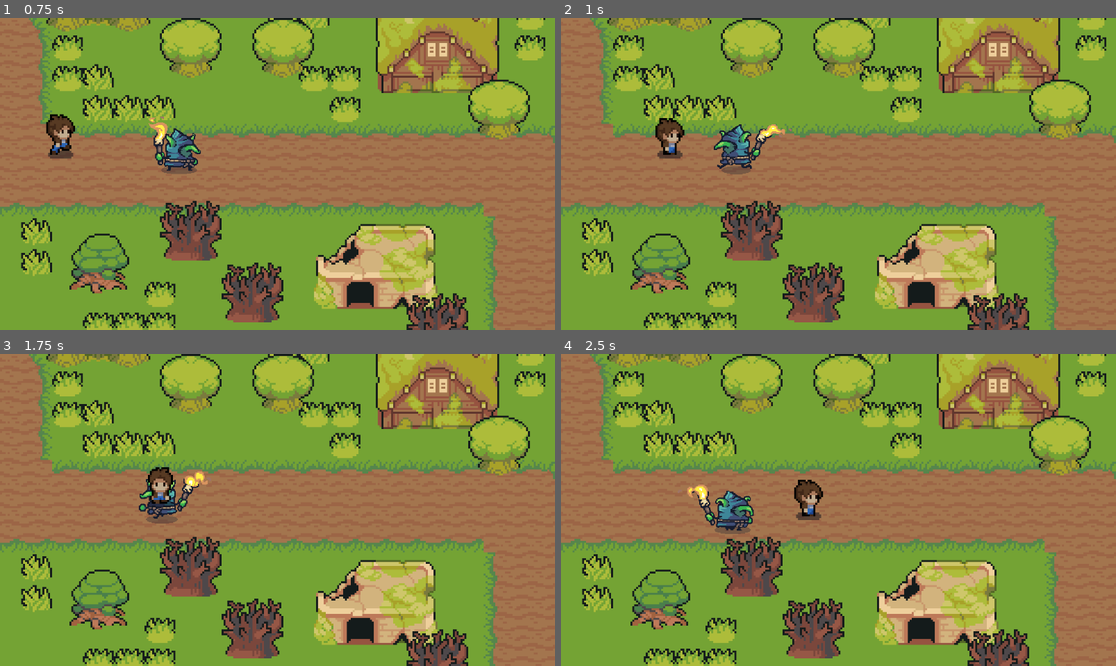
Above: before the commit, frames 1-4 (two rows, left to right).
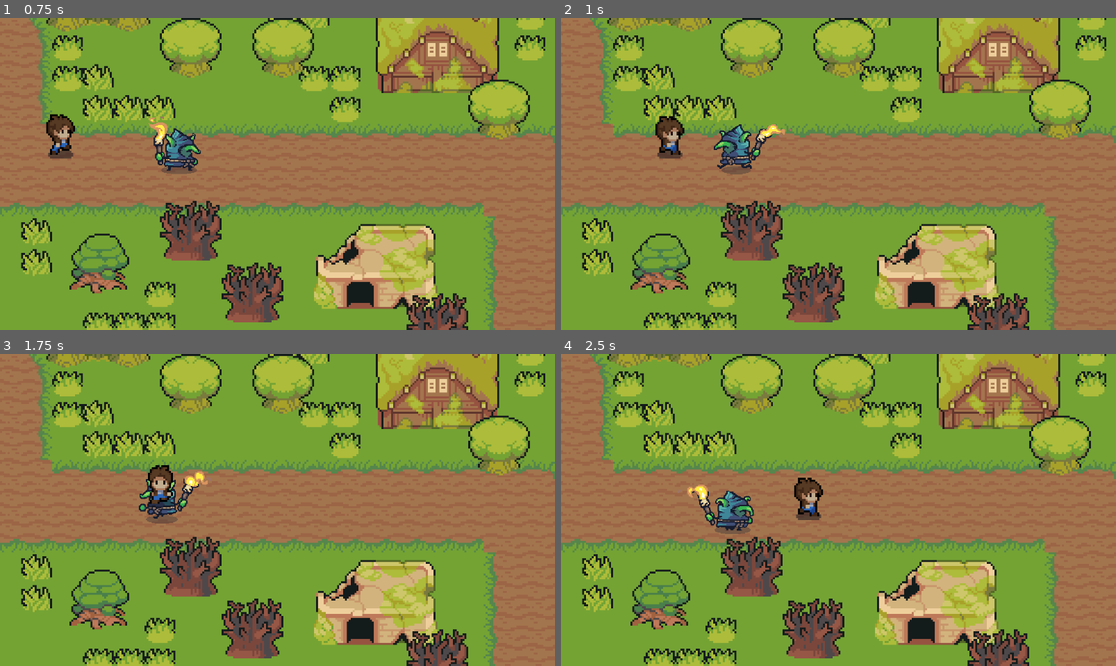
Above: after the commit, the same moments.

Repository: mtzamanpk/MysticRealms
Game: Godot game, scene res://scenes/world.tscn
Same seed, same stepped clock (60 frames per second), same inputs: the game is played once before the commit and once after it.
Inputs (mouse positions are in pixels of both pictures, inside the frame that each line leads up to):
- Up to frame 1 (0.75 s): move the mouse to (399, 158) at 0.52 s; hold Right (ui_right) from 0.53 s (still down); click (399, 158) at 0.6 s
- Up to frame 2 (1 s): keep holding Right (ui_right)
- Up to frame 3 (1.75 s): move the mouse to (166, 525) at 1.27 s; release Right (ui_right) at 1.28 s; hold Down (ui_down) from 1.28 s (still down); click (166, 525) at 1.35 s
- Up to frame 4 (2.5 s): move the mouse to (894, 441) at 2.02 s; release Down (ui_down) at 2.03 s; hold Right (ui_right) from 2.03 s (still down); click (894, 441) at 2.1 s

Frame 1 is identical in both runs. In frame 2, 0.3% of the frame differs, in the area x 17-23%, y 31-44%; in frame 3, 0.3%; in frame 4, 0.3%, in the area x 41-48%, y 39-53%.

Commit message:
added combat system

Diff:
--- a/Game/project.godot
+++ b/Game/project.godot
@@ -15,10 +15,22 @@
 config/features=PackedStringArray("4.1", "Forward Plus")
 config/icon="res://art/icon.svg"
 
+[autoload]
+
+global="*res://scripts/global.gd"
+
 [display]
 
 window/stretch/scale=4.0
 
+[input]
+
+attack={
+"deadzone": 0.5,
+"events": [Object(InputEventMouseButton,"resource_local_to_scene":false,"resource_name":"","device":-1,"window_id":0,"alt_pressed":false,"shift_pressed":false,"ctrl_pressed":false,"meta_pressed":false,"button_mask":1,"position":Vector2(304, 16),"global_position":Vector2(308, 59),"factor":1.0,"button_index":1,"canceled":false,"pressed":true,"double_click":false,"script":null)
+]
+}
+
 [rendering]
 
 textures/canvas_textures/default_texture_filter=0
--- a/Game/scenes/enemy.tscn
+++ b/Game/scenes/enemy.tscn
@@ -253,6 +253,9 @@
 
 [sub_resource type="CircleShape2D" id="CircleShape2D_0ap4l"]
 radius = 5.0
+
+[sub_resource type="CircleShape2D" id="CircleShape2D_d3r8y"]
+radius = 16.0
 
 [node name="enemy" type="CharacterBody2D"]
 y_sort_enabled = true
@@ -277,5 +280,16 @@
 position = Vector2(0, 8)
 shape = SubResource("CircleShape2D_0ap4l")
 
+[node name="hitbox" type="Area2D" parent="."]
+
+[node name="CollisionShape2D" type="CollisionShape2D" parent="hitbox"]
+shape = SubResource("CircleShape2D_d3r8y")
+
+[node name="recieveDamageCooldown" type="Timer" parent="."]
+wait_time = 0.5
+
 [connection signal="body_entered" from="detectionArea" to="." method="_on_detection_area_body_entered"]
 [connection signal="body_exited" from="detectionArea" to="." method="_on_detection_area_body_exited"]
+[connection signal="body_entered" from="hitbox" to="." method="_on_hitbox_body_entered"]
+[connection signal="body_exited" from="hitbox" to="." method="_on_hitbox_body_exited"]
+[connection signal="timeout" from="recieveDamageCooldown" to="." method="_on_recieve_damage_cooldown_timeout"]
--- a/Game/scenes/player.tscn
+++ b/Game/scenes/player.tscn
@@ -415,6 +415,9 @@
 
 [sub_resource type="CircleShape2D" id="CircleShape2D_o62ra"]
 radius = 5.0
+
+[sub_resource type="CircleShape2D" id="CircleShape2D_rrr5c"]
+radius = 13.0
 
 [node name="player" type="CharacterBody2D"]
 collision_layer = 3
@@ -429,3 +432,19 @@
 y_sort_enabled = true
 position = Vector2(1, -3)
 shape = SubResource("CircleShape2D_o62ra")
+
+[node name="playerHitbox" type="Area2D" parent="."]
+
+[node name="CollisionShape2D" type="CollisionShape2D" parent="playerHitbox"]
+position = Vector2(0, -8)
+shape = SubResource("CircleShape2D_rrr5c")
+
+[node name="attackCooldown" type="Timer" parent="."]
+
+[node name="attackTimer" type="Timer" parent="."]
+wait_time = 0.5
+
+[connection signal="body_entered" from="playerHitbox" to="." method="_on_player_hitbox_body_entered"]
+[connection signal="body_exited" from="playerHitbox" to="." method="_on_player_hitbox_body_exited"]
+[connection signal="timeout" from="attackCooldown" to="." method="_on_attack_cooldown_timeout"]
+[connection signal="timeout" from="attackTimer" to="." method="_on_attack_timer_timeout"]
--- a/Game/scripts/enemy.gd
+++ b/Game/scripts/enemy.gd
@@ -4,7 +4,13 @@
 var playerChase = false
 var player = null
 
+var health = 100
+var playerInAttackRange = false
+var canTakeDamage = true
+
 func _physics_process(delta):
+	takingDamage()
+
 	if playerChase:
 		position += (player.position - position).normalized()*speed*delta
 		move_and_collide(Vector2(0,0))
@@ -26,3 +32,30 @@
 func _on_detection_area_body_exited(body):
 	player = null
 	playerChase = false
+
+func enemy():
+	pass
+
+
+func _on_hitbox_body_entered(body):
+	if body.has_method("player"):
+		playerInAttackRange = true
+
+
+func _on_hitbox_body_exited(body):
+	if body.has_method("player"):
+		playerInAttackRange = false
+
+func takingDamage():
+	if playerInAttackRange and global.playerCurrentAttack == true:
+		if canTakeDamage == true:
+			health = health - 20
+			$recieveDamageCooldown.start()
+			canTakeDamage = false
+			print("goblin health:", health)
+			if health <= 0:
+				self.queue_free()
+
+
+func _on_recieve_damage_cooldown_timeout():
+	canTakeDamage = true
--- /dev/null
+++ b/Game/scripts/global.gd
@@ -0,0 +1,3 @@
+extends Node
+
+var playerCurrentAttack = false
--- a/Game/scripts/player.gd
+++ b/Game/scripts/player.gd
@@ -2,12 +2,26 @@
 
 const speed = 100
 var current_direction = "name"
+
+var enemyInAttackRange = false
+var enemyAttackCooldown = true
+var health = 200
+var playerAlive = true
+var attackInProgress = false
 
 func _ready():
 	$AnimatedSprite2D.play("frontIdle")
 
 func _physics_process(delta):
 	player_movement(delta)
+	enemyAttack()
+	attack()
+
+	if health <= 0:
+		playerAlive = false #add end screen/respawn/menu
+		health = 0
+		print("player has died")
+		self.queue_free()
 
 func player_movement(delta):
 	velocity = Vector2.ZERO
@@ -47,22 +61,73 @@
 		if movement == 1:
 			animation.play("sideWalk")
 		elif movement == 0:
-			animation.play("sideIdle")
+			if attackInProgress == false:
+				animation.play("sideIdle")
 	if direction == "left":
 		animation.flip_h = true
 		if movement == 1:
 			animation.play("sideWalk")
 		elif movement == 0:
-			animation.play("sideIdle")
+			if attackInProgress == false:
+				animation.play("sideIdle")
 	if direction == "down":
 		animation.flip_h = true
 		if movement == 1:
 			animation.play("frontWalk")
 		elif movement == 0:
-			animation.play("frontIdle")
+			if attackInProgress == false:
+				animation.play("frontIdle")
 	if direction == "up":
 		animation.flip_h = true
 		if movement == 1:
 			animation.play("backWalk")
 		elif movement == 0:
-			animation.play("backIdle")
+			if attackInProgress == false:
+				animation.play("backIdle")
+
+func player():
+	pass
+
+func _on_player_hitbox_body_entered(body):
+	if body.has_method("enemy"):
+		enemyInAttackRange = true
+
+func _on_player_hitbox_body_exited(body):
+	if body.has_method("enemy"):
+		enemyInAttackRange = false
+
+func enemyAttack():
+	if enemyInAttackRange and enemyAttackCooldown == true:
+		health = health -20
+		enemyAttackCooldown = false
+		$attackCooldown.start()
+		print(health)
+
+func _on_attack_cooldown_timeout():
+	enemyAttackCooldown = true
+
+func attack():
+	var direction = current_direction
+	if Input.is_action_just_pressed("attack"):
+		global.playerCurrentAttack = true
+		attackInProgress = true
+		if direction == "right":
+			$AnimatedSprite2D.flip_h = false
+			$AnimatedSprite2D.play("sideAttack")
+			$attackTimer.start()
+		if direction == "left":
+			$AnimatedSprite2D.flip_h = true
+			$AnimatedSprite2D.play("sideAttack")
+			$attackTimer.start()
+		if direction == "down":
+			$AnimatedSprite2D.play("frontAttack")
+			$attackTimer.start()
+		if direction == "up":
+			$AnimatedSprite2D.play("backAttack")
+			$attackTimer.start()
+
+
+func _on_attack_timer_timeout():
+	$attackTimer.stop()
+	global.playerCurrentAttack = false
+	attackInProgress = false
Not shown: 1 places in Game/scenes/enemy.tscn that only renumber resources
Not shown: 1 places in Game/scenes/player.tscn that only renumber resources
